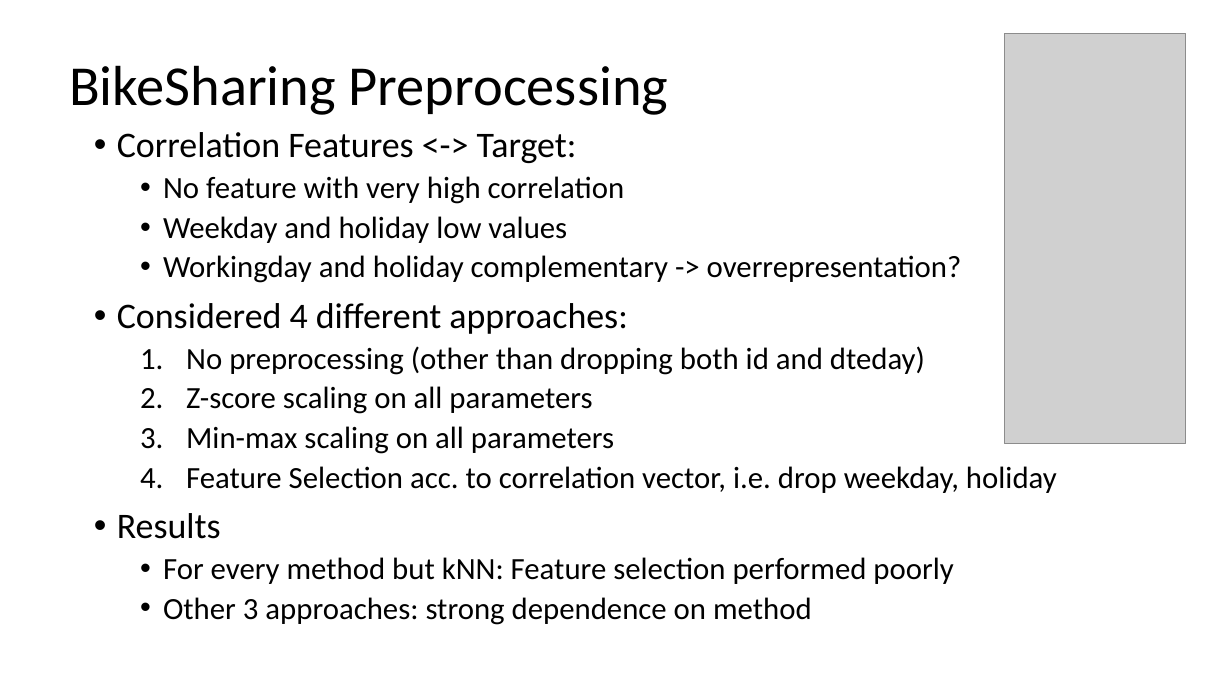
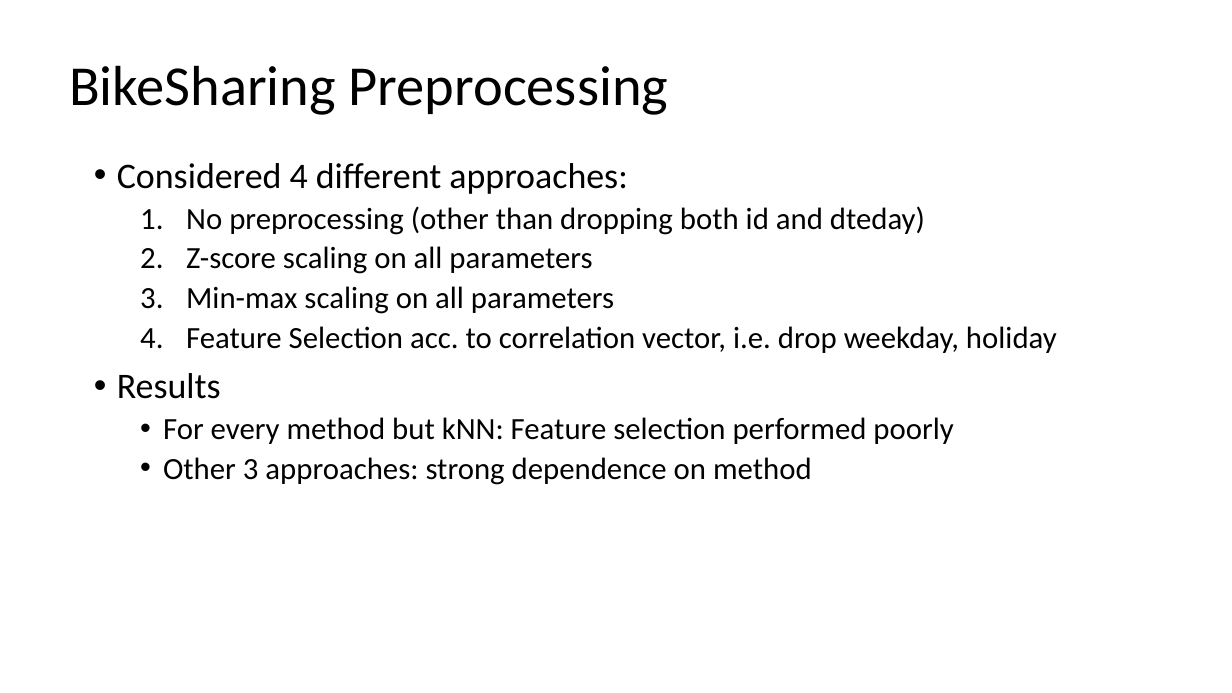
Before and after one commit to pstroppa/machine_learning, a slide deck: slide 9 of Machine_Learning_E1_o1.pptx (slide 6 before the commit). Drawn at 1232x693 pixels with LibreOffice and Linux fonts; fonts in the diff are those of the drawing; grey boxes stand for pictures; background and template pictures are left out. Boxes give left, top, right and bottom in pixels: in the first picture for what was removed or moved away, otherwise in the second. Text is boxed around its words. In the diff, an @@ line names an element or a change of style, - is before the commit and + after.

```diff
--- a/Machine_Learning_E1_o1.pptx
+++ b/Machine_Learning_E1_o1.pptx
@@ picture removed at (1005,33,1187,444) @@
@@ text at (117,132,962,283): paragraphs removed @@
-• Correlation Features <-> Target:
-  • No feature with very high correlation
-  • Weekday and holiday low values
-  • Workingday and holiday complementary -> overrepresentation?
@@ text "Considered 4 different approaches:": place and size @@
-text "Considered 4 different approaches:" at (117,132,1057,625)
+text "Considered 4 different approaches:" at (117,163,1057,485)
```
Also in this commit, not shown: 26 other slides changed, 6 slides added, 1 other file.
